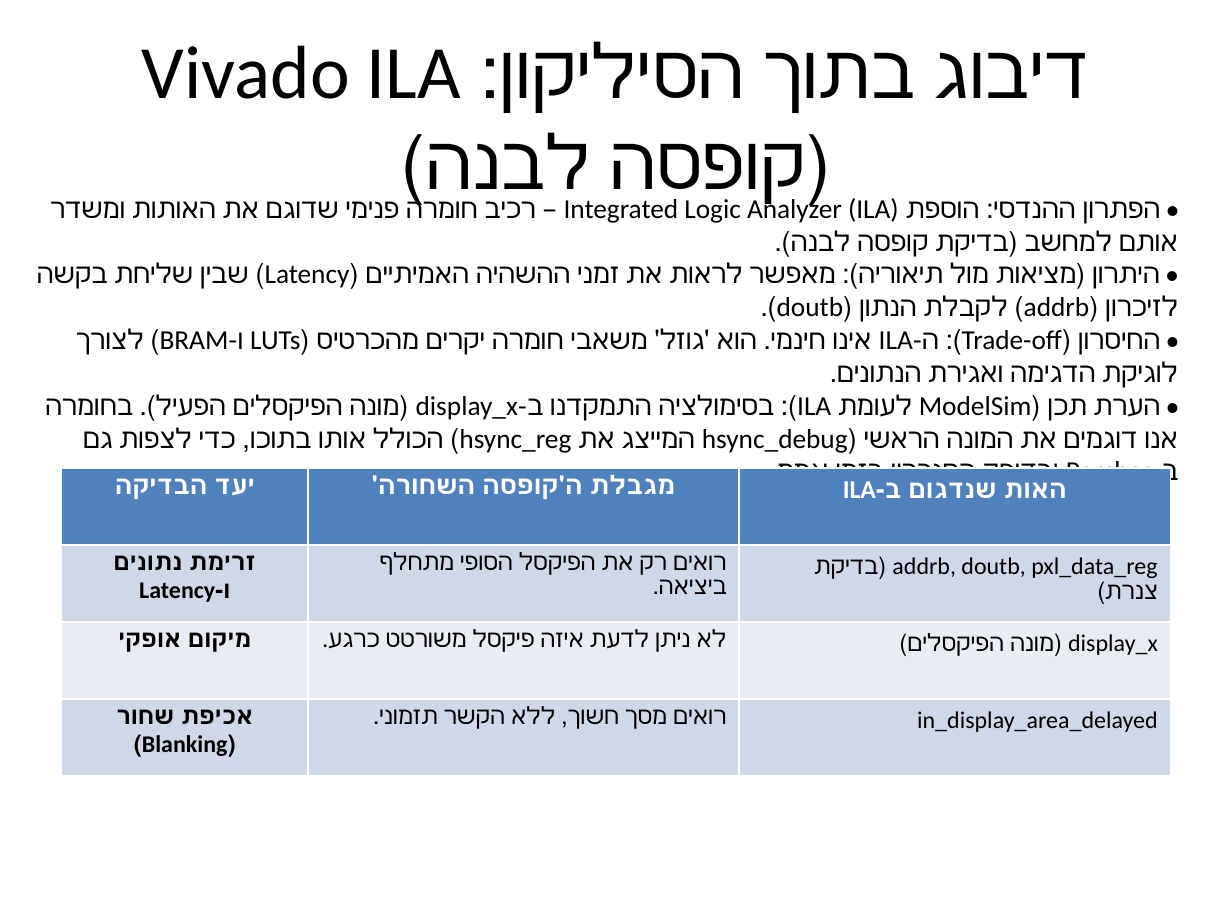
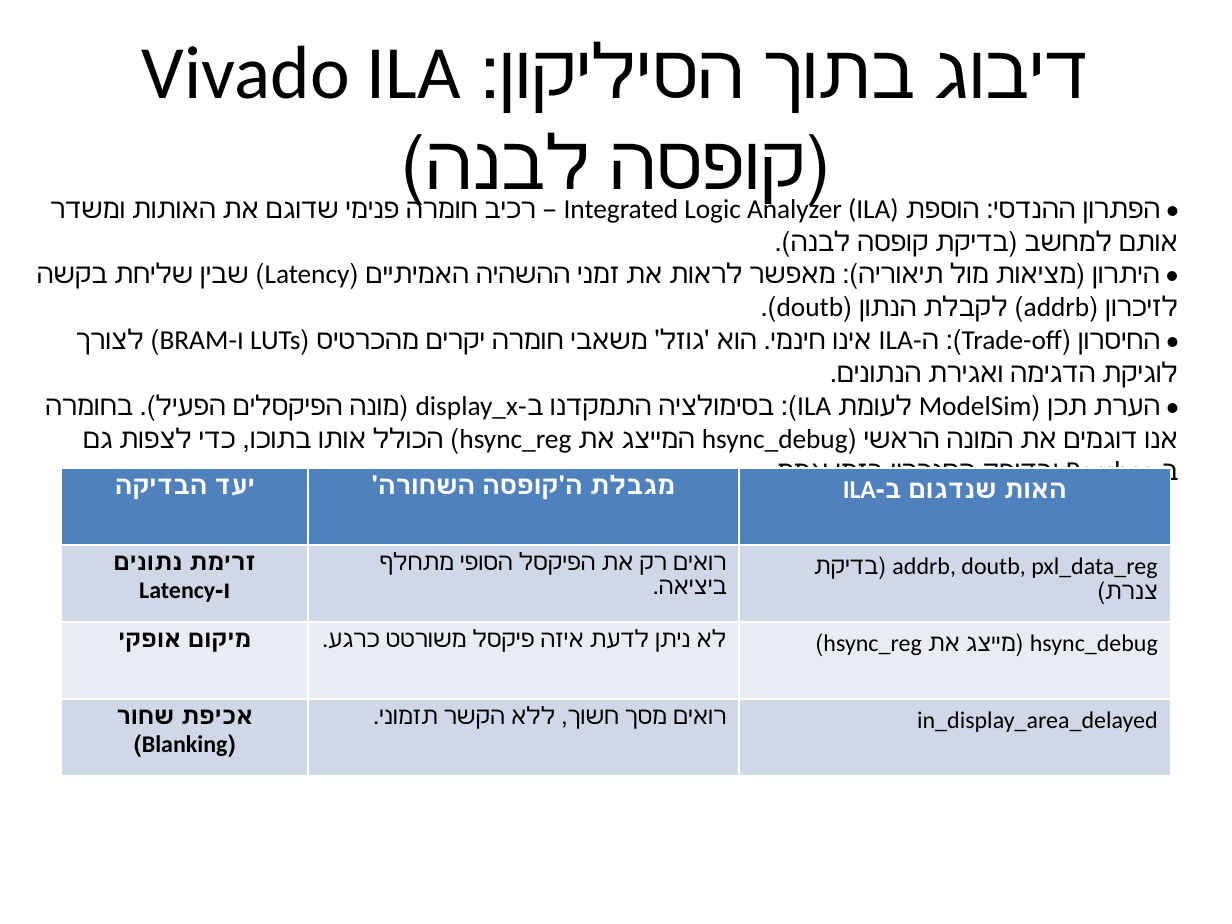
Before and after one commit to yosiBrim/fall-detection-fpga, a slide deck: slide 24 of docs/presentation/output/VGA_Presentation_Yossi.pptx. Drawn at 1232x924 pixels with LibreOffice and Linux fonts; fonts in the diff are those of the drawing. Boxes give left, top, right and bottom in pixels: in the first picture for what was removed or moved away, otherwise in the second. Text is boxed around its words. In the diff, an @@ line names an element or a change of style, - is before the commit and + after.

```diff
--- a/docs/presentation/output/VGA_Presentation_Yossi.pptx
+++ b/docs/presentation/output/VGA_Presentation_Yossi.pptx
@@ table at box(62, 468, 1170, 776) @@
-row 3, column 3: display_x (מונה הפיקסלים)
+row 3, column 3: hsync_debug (מייצג את hsync_reg)
```
Also in this commit, not shown: 1 other file.
